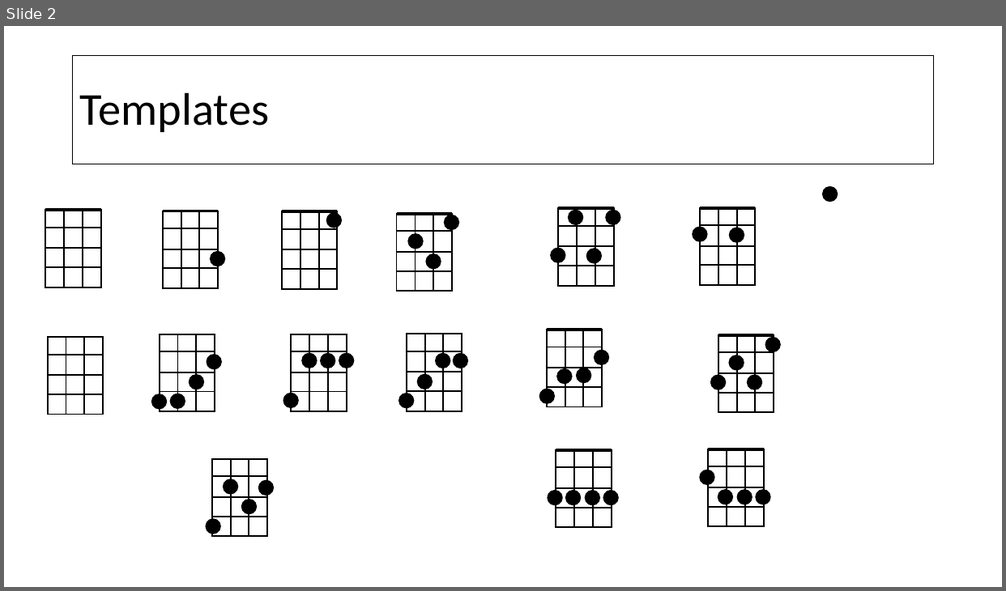
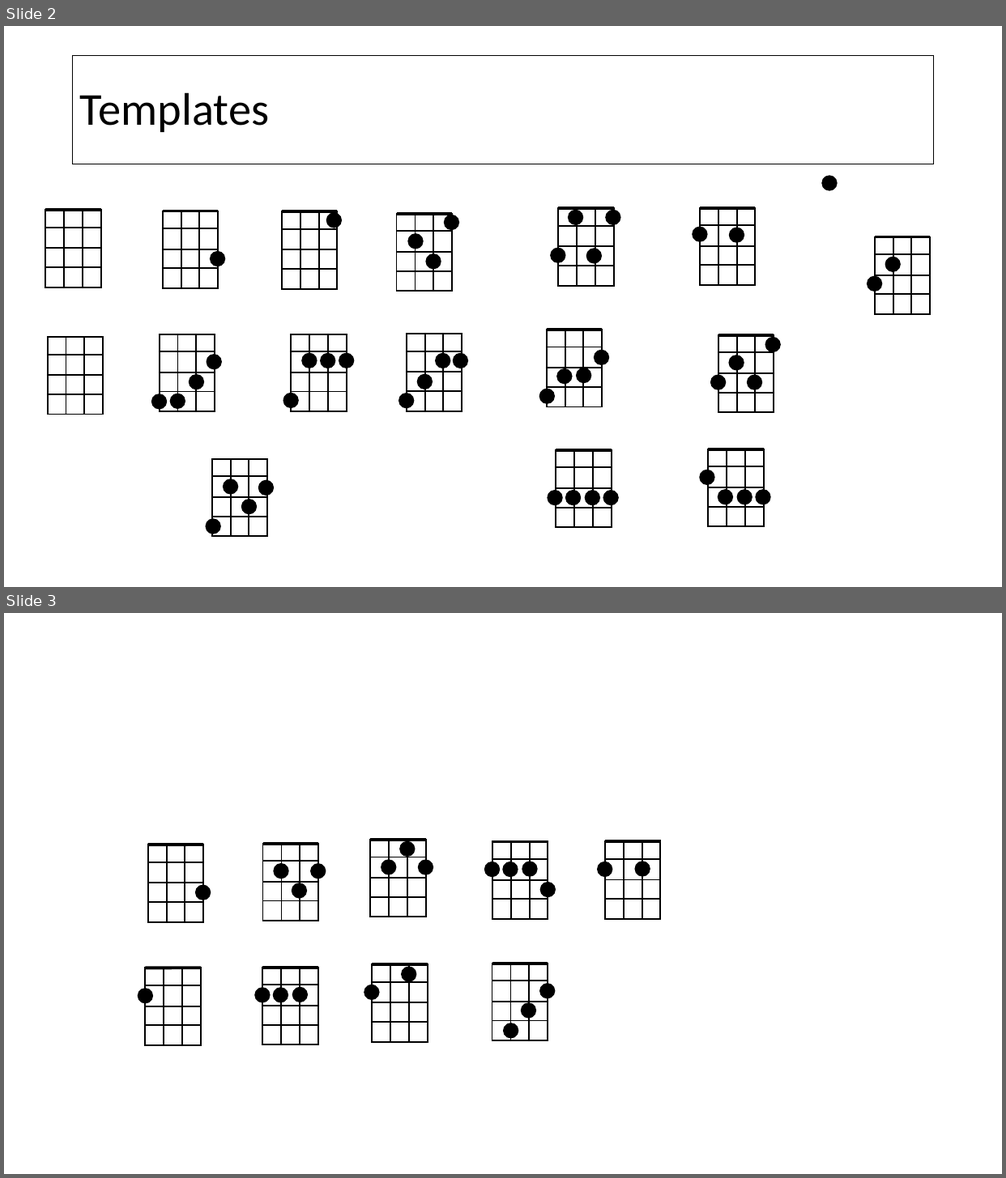
Before and after one commit to TuesdayUkes/music, a slide deck: Powerpoint/chord templates.pptx. Shown one above the other, each under a label of ours: slide 2 before the commit, slides 2 and 3 after it. The pictures are 1006x591 and 1006x1178 pixels, drawn with LibreOffice and Linux fonts; fonts in the diff are those of the drawing. Boxes give left, top, right and bottom in pixels: in the first picture for what was removed or moved away, otherwise in the second. Text is boxed around its words. In the diff, an @@ line names an element or a change of style, - is before the commit and + after.

Commit message:
New chords

```diff
--- a/Powerpoint/chord templates.pptx
+++ b/Powerpoint/chord templates.pptx
@@ slide 3 added at [4,613,1002,1174], background #FFFFFF @@
@@ group added at [263,844,326,922]: 6 lines, 3 ellipses, 1 rectangle @@
@@ group added at [370,840,434,917]: 6 lines, 3 ellipses, 1 rectangle @@
@@ group added at [484,842,556,919]: 6 lines, 4 ellipses, 1 rectangle @@
@@ group added at [598,842,661,919]: 6 lines, 2 ellipses, 1 rectangle @@
@@ group added at [147,845,211,922]: 6 lines, 1 rectangle, 1 ellipse @@
@@ group added at [364,965,428,1042]: 6 lines, 2 ellipses, 1 rectangle @@
@@ group added at [138,968,201,1046]: 6 lines, 1 rectangle, 1 ellipse @@
@@ group added at [255,968,318,1045]: 6 lines, 3 ellipses, 1 rectangle @@
@@ group added at [492,964,555,1041]: 6 lines, 3 ellipses, 1 rectangle @@
@@ slide 2 changed as well @@
@@ ellipse: place and size @@
-ellipse at [823,187,838,202]
+ellipse at [822,176,837,190]
@@ group added at [875,237,930,314]: 6 lines, 1 rectangle @@
@@ ellipse added at [886,258,901,272], fill #000000, outline #000000 1 pt @@
@@ ellipse added at [867,277,882,292], fill #000000, outline #000000 1 pt @@
```
